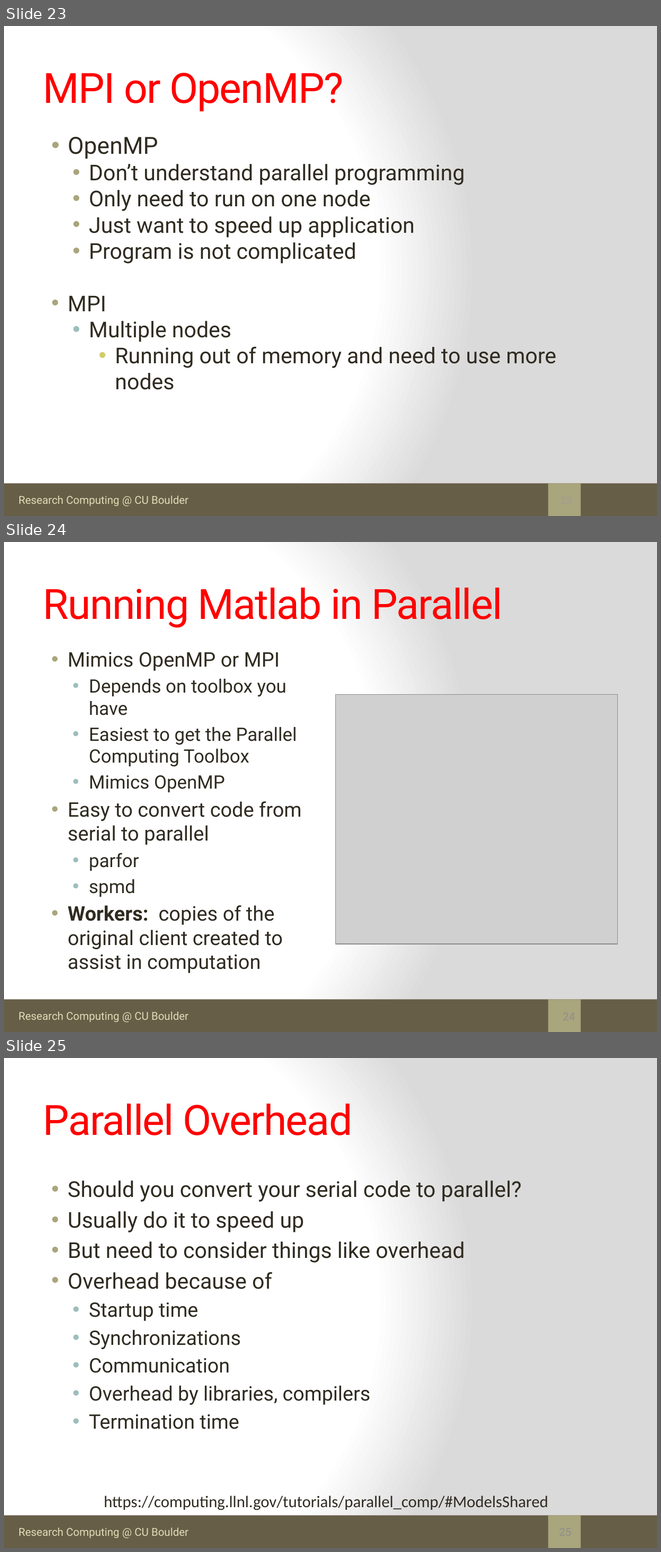
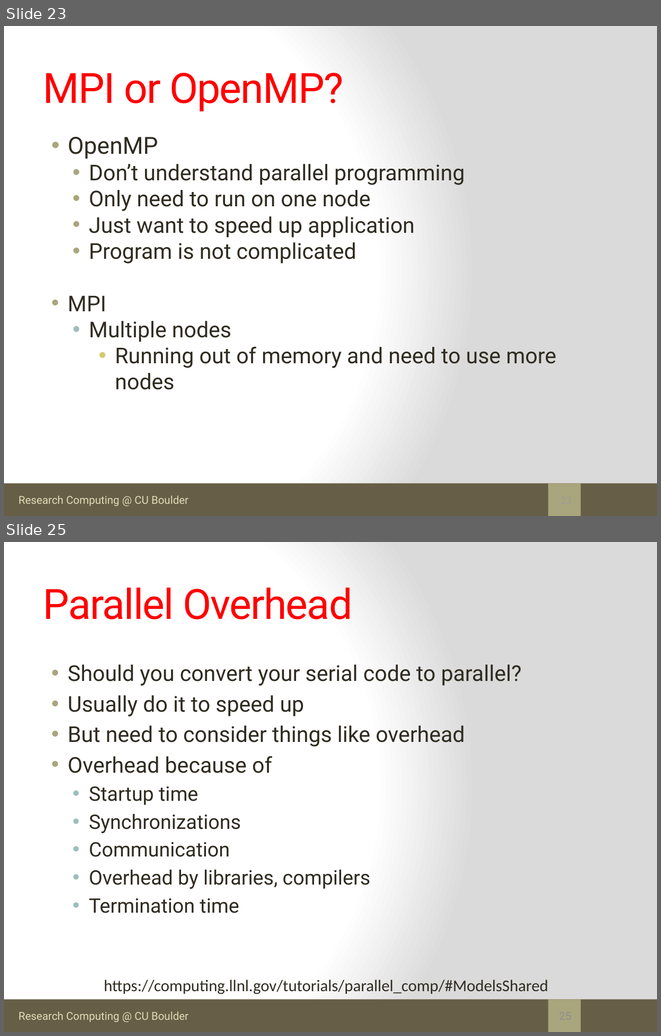
Before and after one commit to kkwinner/Final_Tutorials, a slide deck: Basics_Supercomputing/beginner_parallel_computing.pptx. Shown one above the other, each under a label of ours: slides 23, 24 and 25 before the commit, slides 23 and 25 after it; the slides between them are not shown. The pictures are 661x1552 and 661x1036 pixels, drawn with LibreOffice and Linux fonts; fonts in the diff are those of the drawing; grey boxes stand for pictures. Boxes give left, top, right and bottom in pixels: in the first picture for what was removed or moved away, otherwise in the second. Text is boxed around its words. In the diff, an @@ line names an element or a change of style, - is before the commit and + after.

```diff
--- a/Basics_Supercomputing/beginner_parallel_computing.pptx
+++ b/Basics_Supercomputing/beginner_parallel_computing.pptx
@@ slide 24 removed at (4,542,657,1032), background gradient #FFFFFF to #DADADA; not listed: 3 template elements that a slide beside it also shows @@
@@ title removed at (43,588,502,628) @@
-Running Matlab in Parallel
@@ text removed at (68,652,302,973) @@
-• Mimics OpenMP or MPI
-  • Depends on toolbox you have
-  • Easiest to get the Parallel Computing Toolbox
-  • Mimics OpenMP
-• Easy to convert code from serial to parallel
-  • parfor
-  • spmd
-• Workers: copies of the original client created to assist in computation
@@ picture removed at (336,694,618,944) @@
```
Also in this commit, not shown: 3 slides changed, 1 slide added, 18 other files.
